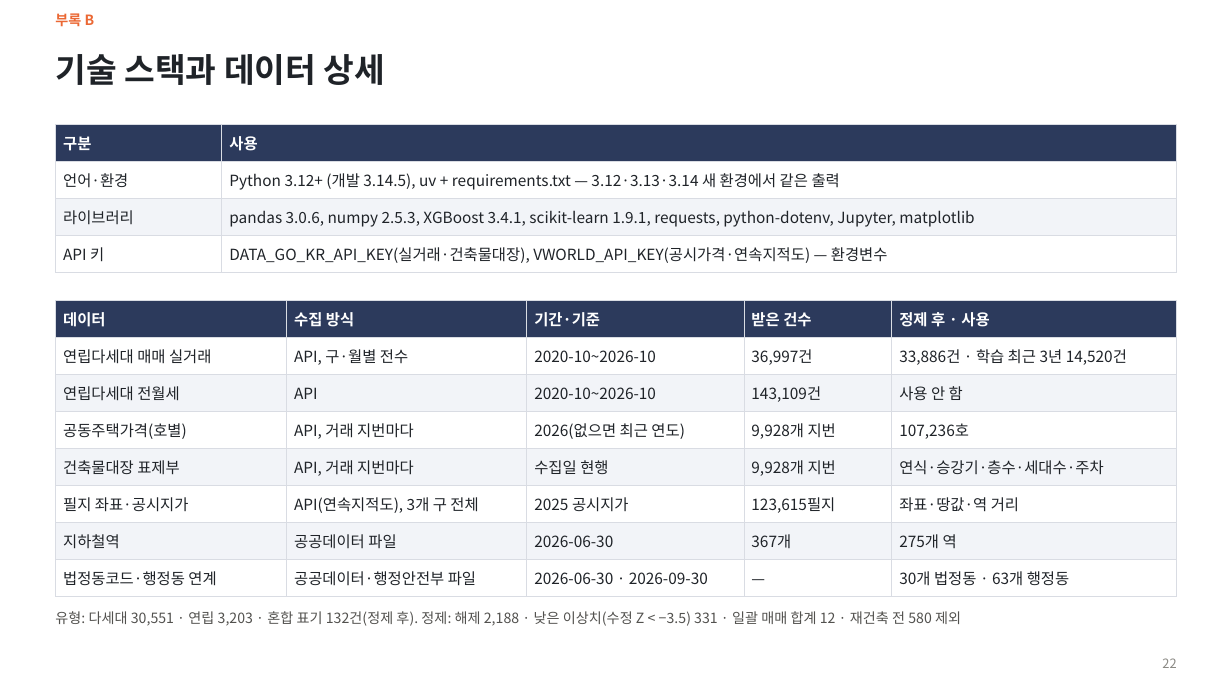
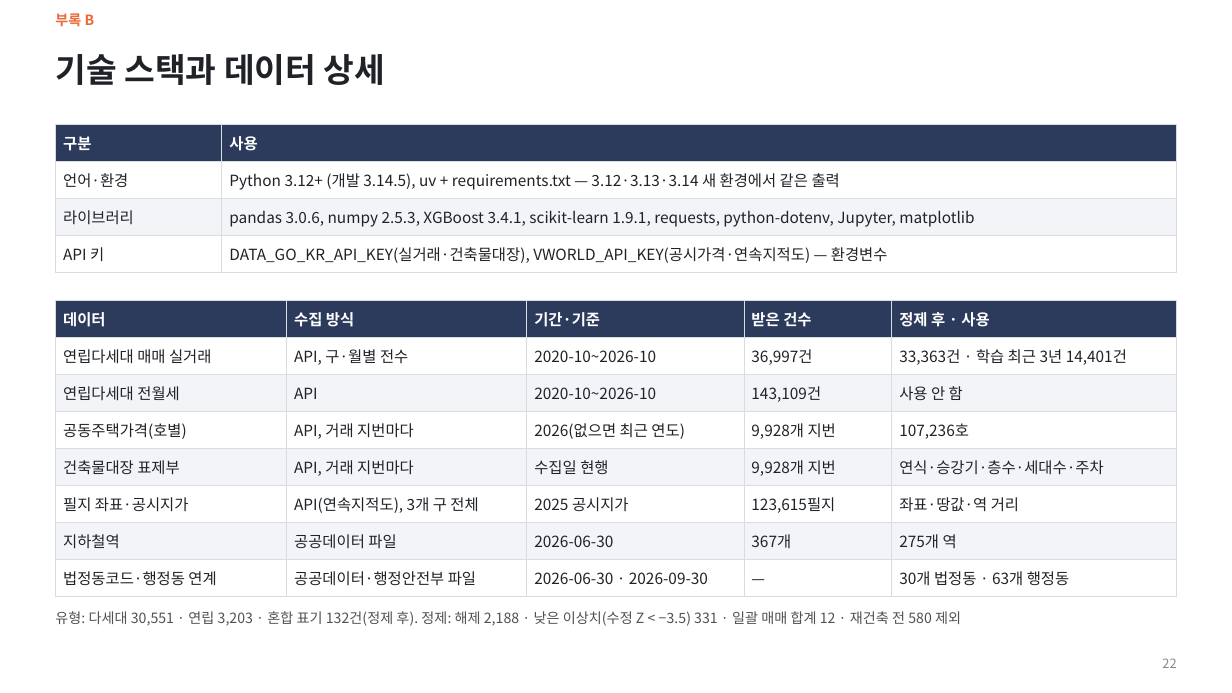
Before and after one commit to KimInSeok-DA/DA_Seoul_Villa_AVM, a slide deck: slide 22 of presentation/AVM_발표.pptx. Drawn at 1232x693 pixels with LibreOffice and Linux fonts; fonts in the diff are those of the drawing. Boxes give left, top, right and bottom in pixels: in the first picture for what was removed or moved away, otherwise in the second. Text is boxed around its words. In the diff, an @@ line names an element or a change of style, - is before the commit and + after.

Commit message:
문서·PPT: 철거된 건물 거래 제외 반영과 숫자 갱신
- README 결과 표·데이터·환경 변수, PPT 재료, 용어사전, 진행 과정, 1007_13·15 수치 갱신
- PPT 데이터 다듬기·자체 검증·신뢰도·크게 틀린 사례·예시·부록 수치, AI 활용 장 문서·PR 수
- HANDOFF·작업일지·AI 활용 기록

```diff
--- a/presentation/AVM_발표.pptx
+++ b/presentation/AVM_발표.pptx
@@ table at [55,300,1177,590] @@
-row 2, column 5: 33,886건 · 학습 최근 3년 14,520건
+row 2, column 5: 33,363건 · 학습 최근 3년 14,401건
```
Also in this commit, not shown: 11 other slides changed, 10 other files.
